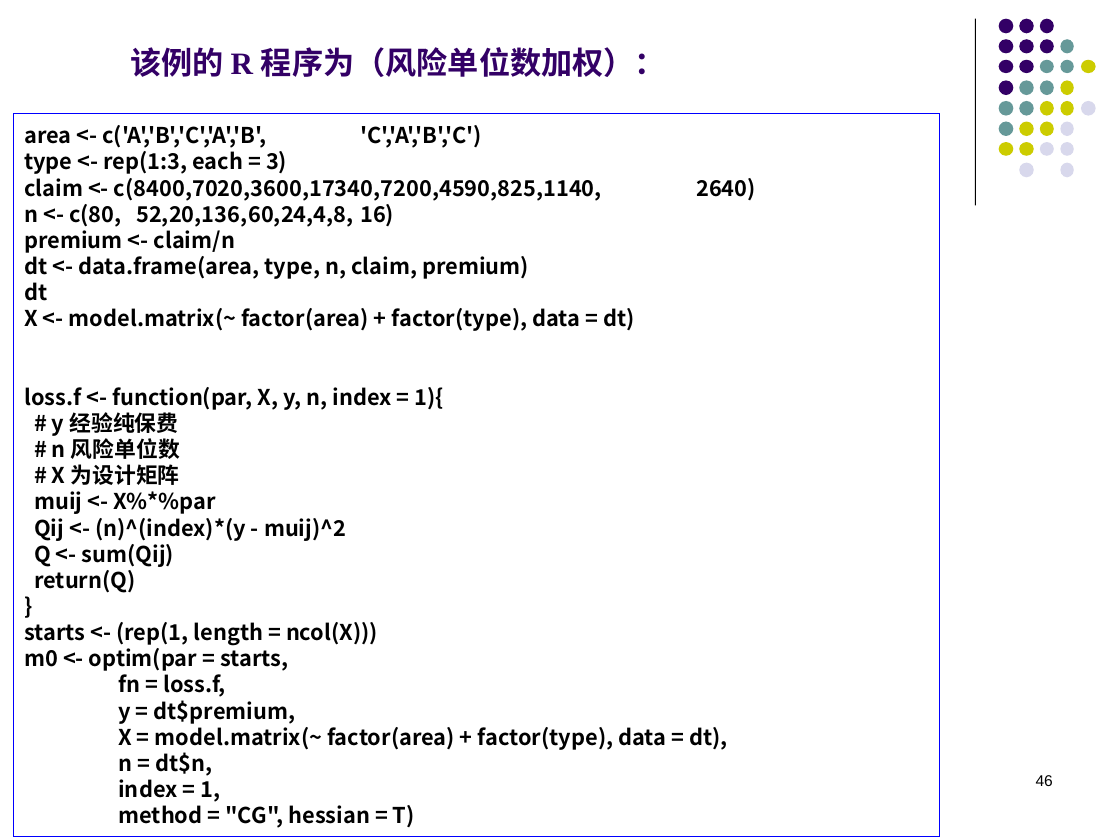
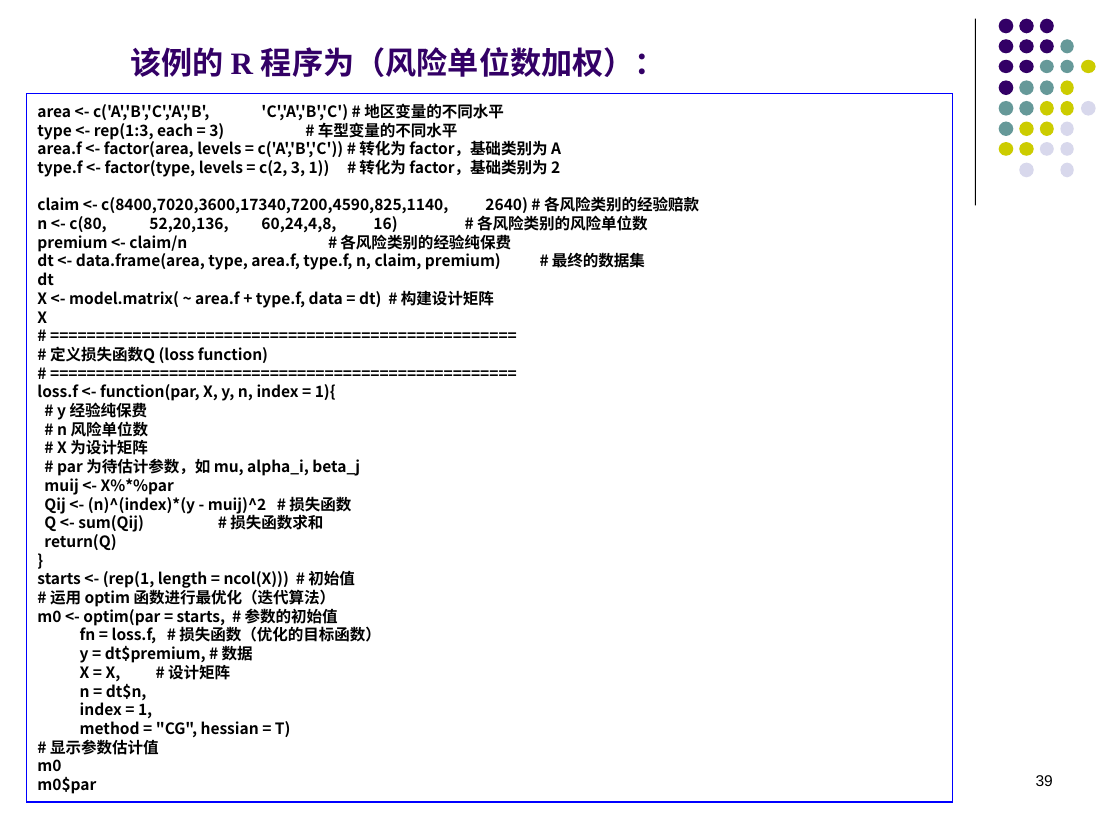
Before and after one commit to lizhengxiao/Non-life-Insurance-Actuarial-Science, a slide deck: slide 39 of Lectures/7 - Classification Rating and Generalized Linear Models.pptx (slide 46 before the commit). Drawn at 1120x840 pixels with LibreOffice and Linux fonts; fonts in the diff are those of the drawing. Boxes give left, top, right and bottom in pixels: in the first picture for what was removed or moved away, otherwise in the second. Text is boxed around its words. In the diff, an @@ line names an element or a change of style, - is before the commit and + after.

```diff
--- a/Lectures/7 - Classification Rating and Generalized Linear Models.pptx
+++ b/Lectures/7 - Classification Rating and Generalized Linear Models.pptx
@@ rectangle "area <- c('A','B','C','A','B', 'C','A','B','C') # ...": place and size @@
-rectangle "area <- c('A','B','C','A','B', 'C','A','B','C') # ..." at <box>13,113,940,837</box>
+rectangle "area <- c('A','B','C','A','B', 'C','A','B','C') # ..." at <box>27,93,953,802</box>
@@ text in rectangle at <box>37,103,699,270</box>: text changed; size 14 to 10 pt @@
-area <- c('A','B','C','A','B', 'C','A','B','C')
-type <- rep(1:3, each = 3)
-claim <- c(8400,7020,3600,17340,7200,4590,825,1140, 2640)
-n <- c(80, 52,20,136, 60,24,4,8, 16)
-premium <- claim/n
-dt <- data.frame(area, type, n, claim, premium)
+area <- c('A','B','C','A','B', 'C','A','B','C') # 地区变量的不同水平
+type <- rep(1:3, each = 3) # 车型变量的不同水平
+area.f <- factor(area, levels = c('A','B','C')) # 转化为 factor，基础类别为 A
+type.f <- factor(type, levels = c(2, 3, 1)) # 转化为 factor，基础类别为 2
+claim <- c(8400,7020,3600,17340,7200,4590,825,1140, 2640) # 各风险类别的经验赔款
+n <- c(80, 52,20,136, 60,24,4,8, 16) # 各风险类别的风险单位数
+premium <- claim/n # 各风险类别的经验纯保费
+dt <- data.frame(area, type, area.f, type.f, n, claim, premium) # 最终的数据集
@@ text in rectangle at <box>37,290,494,363</box>: text changed; size 14 to 10 pt @@
-X <- model.matrix(~ factor(area) + factor(type), data = dt)
+X <- model.matrix( ~ area.f + type.f, data = dt) # 构建设计矩阵
+X
+# ===================================================
+# 定义损失函数Q (loss function)
+# ===================================================
@@ text in rectangle at <box>37,272,336,737</box>: size 14 to 10 pt in "dt", "loss.f <- function(par, X, y, n, index ...", "# y 经验纯保费", "# n 风险单位数" and 7 more places @@
@@ text in rectangle at <box>57,458,360,476</box>: paragraph added @@
+# par 为待估计参数，如 mu, alpha_i, beta_j
@@ text in rectangle at <box>44,494,351,532</box>: text changed; size 14 to 10 pt @@
-Qij <- (n)^(index)*(y - muij)^2
-Q <- sum(Qij)
+Qij <- (n)^(index)*(y - muij)^2 # 损失函数
+Q <- sum(Qij) # 损失函数求和
@@ text in rectangle at <box>37,571,381,681</box>: text changed; size 14 to 10 pt @@
-starts <- (rep(1, length = ncol(X)))
-m0 <- optim(par = starts,
-fn = loss.f,
-y = dt$premium,
-X = model.matrix(~ factor(area) + factor(type), data = dt),
+starts <- (rep(1, length = ncol(X))) # 初始值
+# 运用 optim 函数进行最优化（迭代算法）
+m0 <- optim(par = starts, # 参数的初始值
+fn = loss.f, # 损失函数（优化的目标函数）
+y = dt$premium, # 数据
+X = X, # 设计矩阵
@@ text in rectangle at <box>37,739,159,794</box>: paragraphs added @@
+# 显示参数估计值
+m0
+m0$par
@@ page number at <box>1036,775,1053,786</box>: text changed @@
-46
+39
```
Also in this commit, not shown: 13 other slides changed, 7 slides removed, 1 other file.
